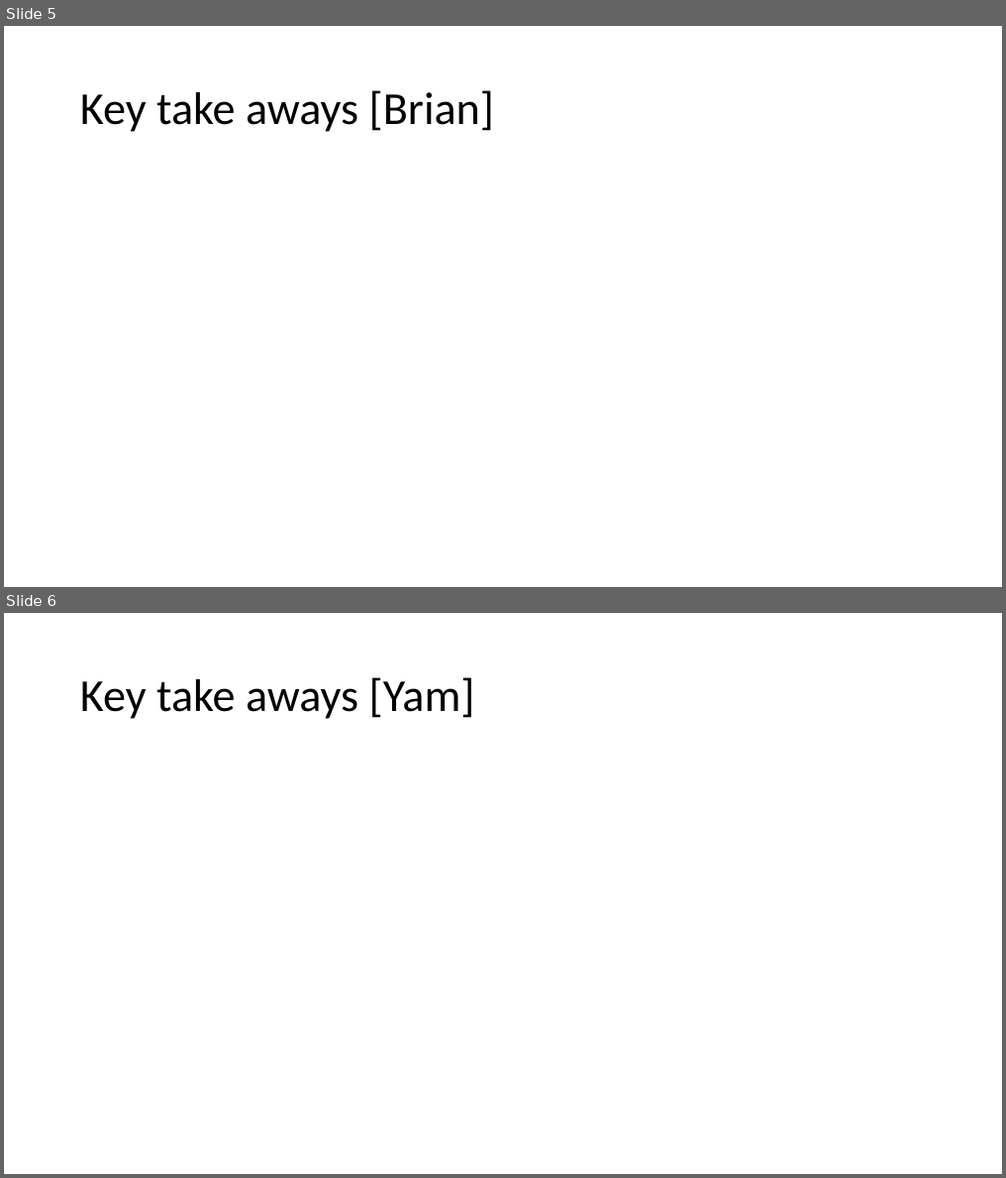
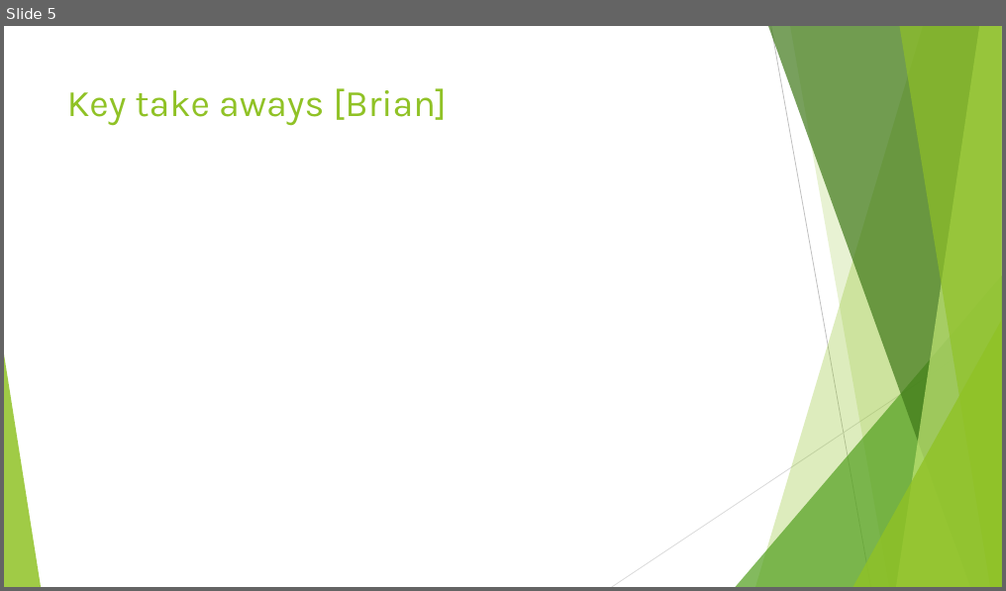
Before and after one commit to amxmongoose/City_Health, a slide deck: City_health_ppt.pptx. Shown one above the other, each under a label of ours: slides 5 and 6 before the commit, slide 5 after it. The pictures are 1006x1178 and 1006x591 pixels, drawn with LibreOffice and Linux fonts; fonts in the diff are those of the drawing. Boxes give left, top, right and bottom in pixels: in the first picture for what was removed or moved away, otherwise in the second. Text is boxed around its words. In the diff, an @@ line names an element or a change of style, - is before the commit and + after.

```diff
--- a/City_health_ppt.pptx
+++ b/City_health_ppt.pptx
@@ slide 6 removed at box(4, 613, 1002, 1174), background #FFFFFF @@
@@ title removed at box(80, 677, 475, 719) @@
-Key take aways [Yam]
@@ slide 5 changed as well @@
@@ title "Key take aways [Brian]": place and size @@
-title "Key take aways [Brian]" at box(80, 90, 494, 132)
+title "Key take aways [Brian]" at box(67, 88, 447, 126)
@@ title "Key take aways [Brian]" at box(67, 88, 447, 126): size 44 to 36 pt, font Calibri to Karla, text colour #000000 to #90C226; line spacing 0.9 to 1; vertical alignment middle to top @@
@@ group added at box(4, 26, 1002, 587): 5 freeform shapes, 3 triangles, 2 lines @@
```
Also in this commit, not shown: 6 other slides changed, 3 slides added, 1 other slide removed.
